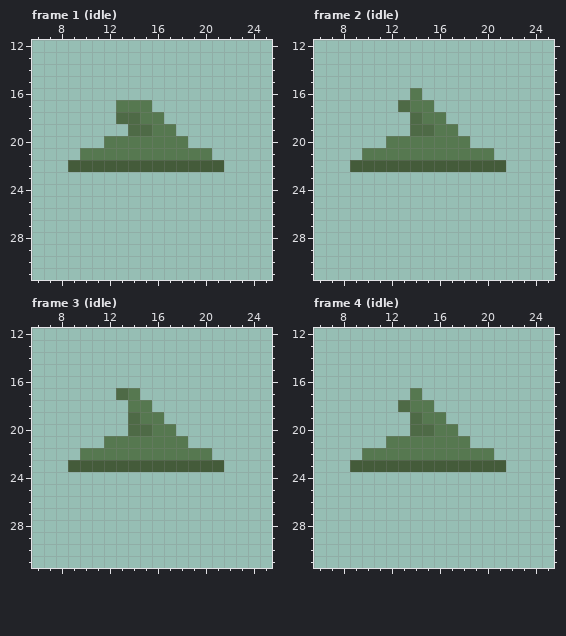
Edited in one commit: pixel-art file (PixelEngine/res/sprites/wizards_hat.aseprite). Above is the file before it was changed.
32x32 pixels, 19 frames. Shown: frame 1 (idle): x 6..25, y 12..31; frame 2 (idle): x 6..25, y 12..31; frame 3 (idle): x 6..25, y 12..31; frame 4 (idle): x 6..25, y 12..31. The commit also changed other frames, which this record leaves out.
Now the later version:
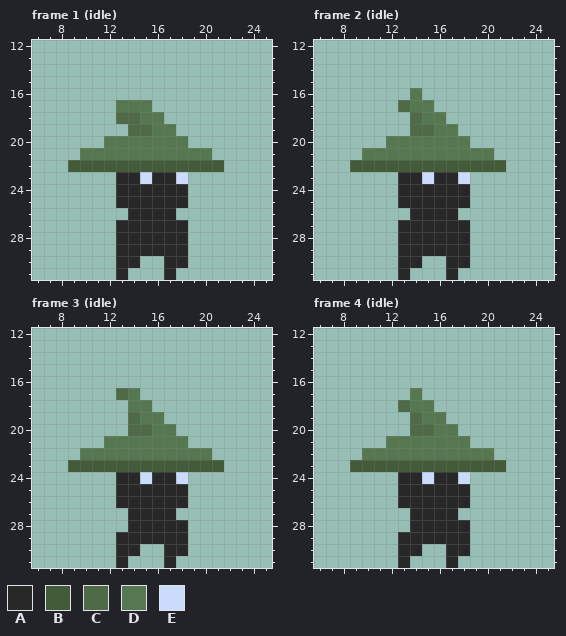
Palette (. is transparent): A #282828  B #445b3a  C #4e6a46  D #567850  E #cbdbfc
Change:
layer "Layer 1" now shown
Frame 1 (idle), layer "Layer 1":
The edit adds colour A in row 23 at x 13 to 14 and 16 to 17; in rows 24 to 25 at x 13 to 18; in row 26 at x 14 to 17; in rows 27 to 29 at x 13 to 18; in row 30 at x 13 to 14 and 17 to 18; in row 31 at x 13 and 17.
The edit adds colour E in row 23 at x 15 and 18.
Frame 2 (idle), layer "Layer 1": the same change as frame 1 (idle)
Frame 3 (idle), layer "Layer 1":
The edit adds colour A in row 24 at x 13 to 14 and 16 to 17; in rows 25 to 26 at x 13 to 18; in row 27 at x 14 to 17; in row 28 at x 14 to 18; in row 29 at x 13 to 18; in row 30 at x 13 to 14 and 17 to 18.
The edit adds colour A in row 31 at x 13 and 17.
The edit adds colour E in row 24 at x 15 and 18.
Frame 4 (idle), layer "Layer 1": the same change as frame 3 (idle)
Changed places in both pictures, as pixel boxes (x1, y1, x2, y2):
added: (116, 172, 188, 280)
added: (398, 172, 470, 280)
added: (116, 472, 188, 568)
added: (398, 472, 470, 568)
